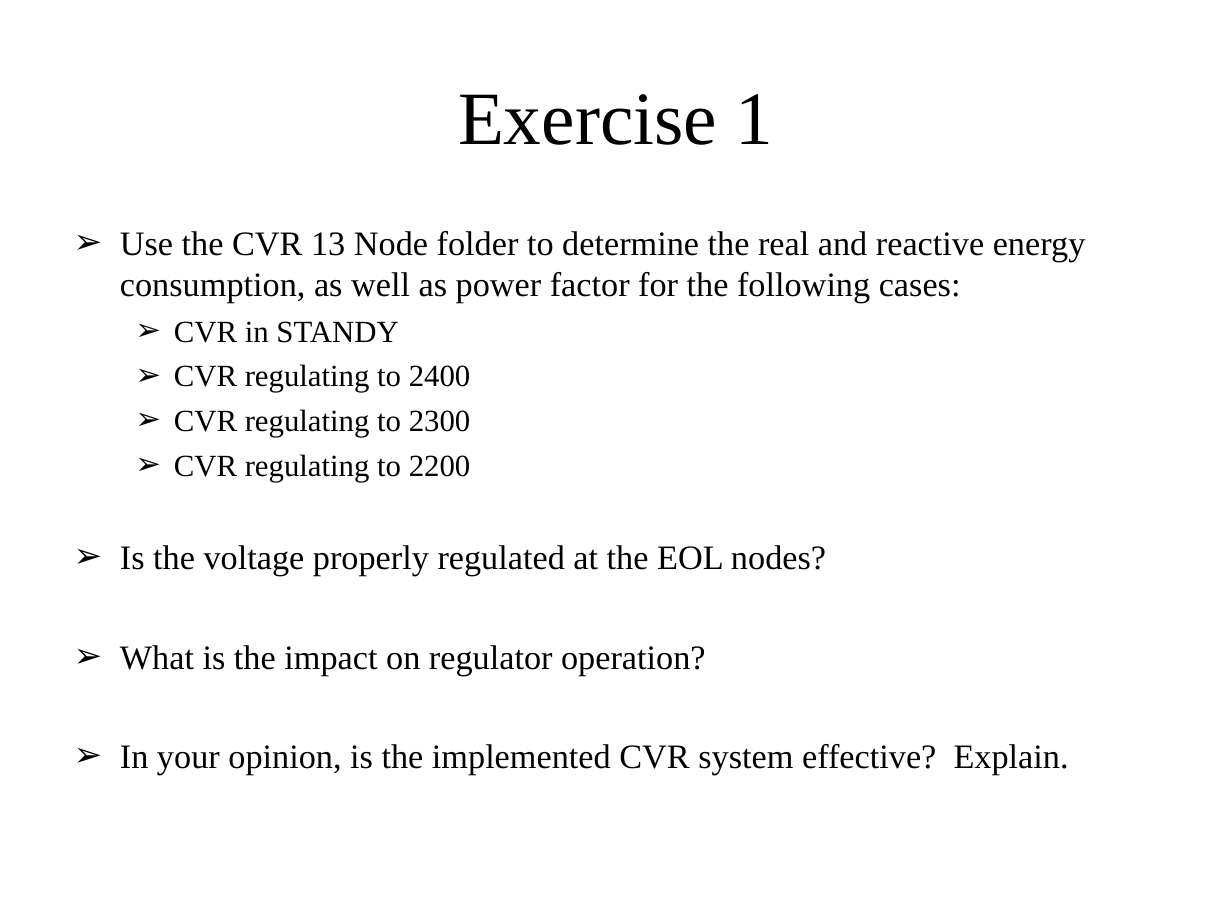
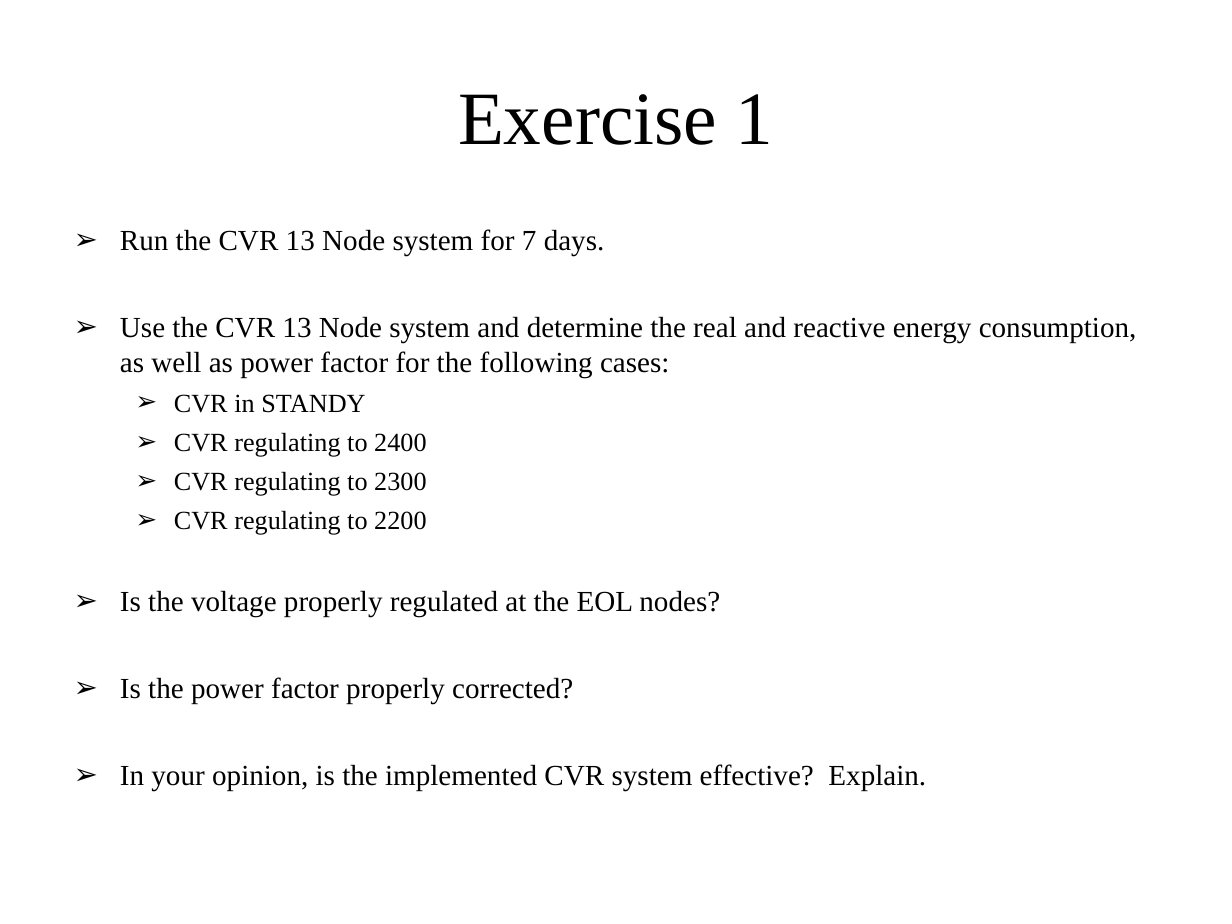
Before and after one commit to gridlab-d/course, a slide deck: slide 17 of Distribution_Analysis_Course/2.0 - CVR.ppt (slide 13 before the commit). Drawn at 1232x924 pixels with LibreOffice and Linux fonts; fonts in the diff are those of the drawing. Boxes give left, top, right and bottom in pixels: in the first picture for what was removed or moved away, otherwise in the second. Text is boxed around its words. In the diff, an @@ line names an element or a change of style, - is before the commit and + after.

```diff
--- a/Distribution_Analysis_Course/2.0 - CVR.ppt
+++ b/Distribution_Analysis_Course/2.0 - CVR.ppt
@@ text at <box>120,229,1137,378</box>: text changed; size 20 to 17 pt @@
-➢ Use the CVR 13 Node folder to determine the real and reactive energy consumption, as well as power factor for the following cases:
+➢ Run the CVR 13 Node system for 7 days.
+➢ Use the CVR 13 Node system and determine the real and reactive energy consumption, as well as power factor for the following cases:
@@ text at <box>120,394,926,791</box>: size 18 to 15.3 pt in "CVR in STANDY", "CVR regulating to 2400", "CVR regulating to 2300", "CVR regulating to 2200"; size 20 to 17 pt in "Is the voltage properly regulated at the ...", "In your opinion, is the implemented CVR ..." @@
@@ text at <box>120,677,573,704</box>: text changed; size 20 to 17 pt @@
-➢ What is the impact on regulator operation?
+➢ Is the power factor properly corrected?
```
Also in this commit, not shown: 5 other slides changed, 3 slides added, 17 slides removed.
